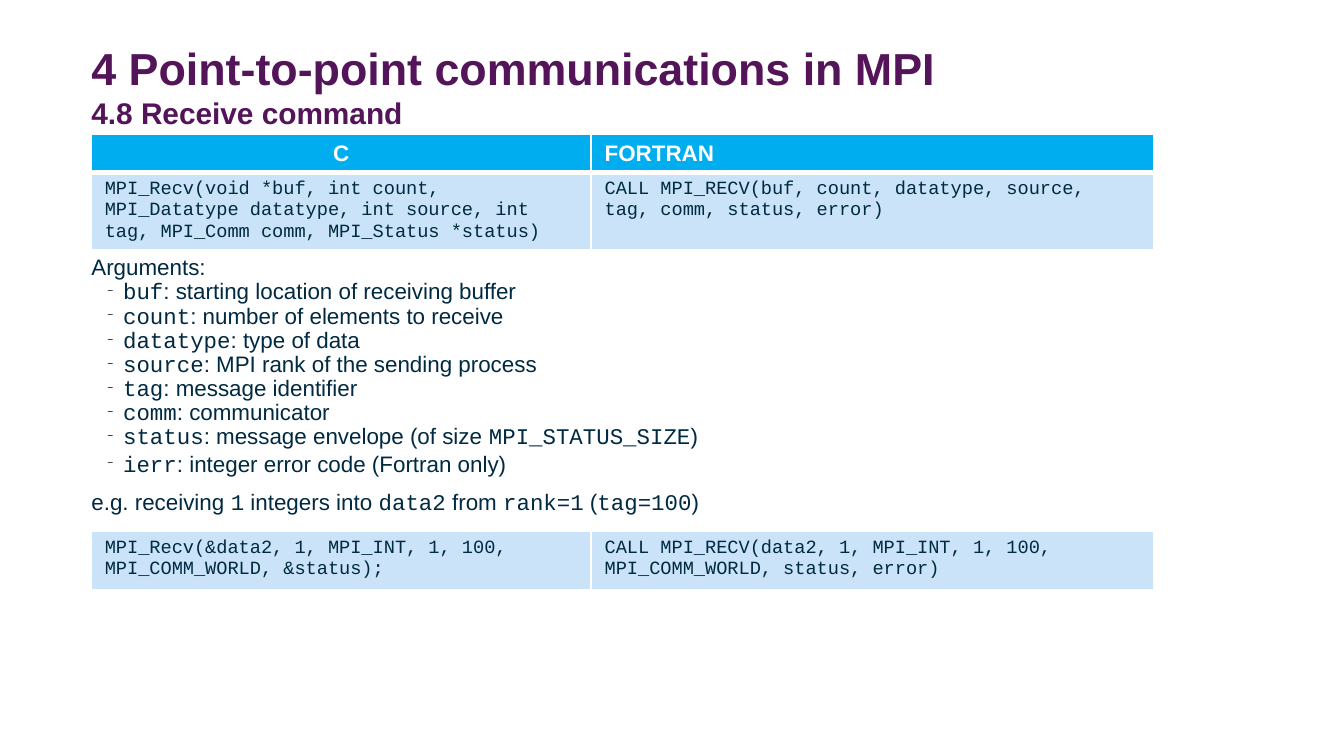
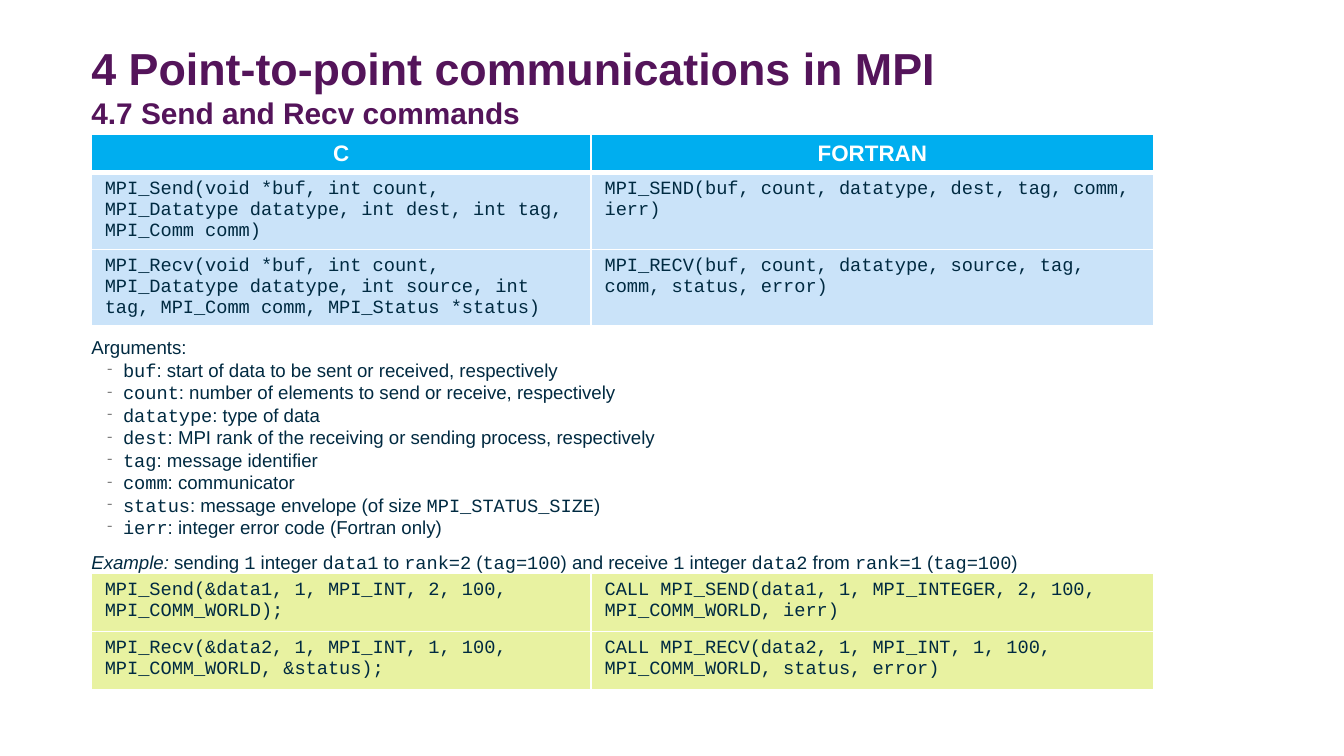
Before and after one commit to DurhamARC-Training/BasicParallelProgramming, a slide deck: slide 43 of OpenMPMPIShortCourse_Spring2026.odp (slide 44 before the commit). Drawn at 1344x756 pixels with LibreOffice and Linux fonts; fonts in the diff are those of the drawing; background and template pictures are left out. Boxes give left, top, right and bottom in pixels: in the first picture for what was removed or moved away, otherwise in the second. Text is boxed around its words. In the diff, an @@ line names an element or a change of style, - is before the commit and + after.

```diff
--- a/OpenMPMPIShortCourse_Spring2026.odp
+++ b/OpenMPMPIShortCourse_Spring2026.odp
@@ title at [91, 52, 935, 125]: text changed @@
-4 Point-to-point communications in MPI
-4.8 Receive command
+4 Point-to-point communications in MPI
+4.7 Send and Recv commands
@@ table at [91, 134, 1153, 327] @@
-row 2: MPI_Recv(void *buf, int count, MPI_Datatype datatype, int source, int tag, MPI_Comm comm, MPI_Status *status) | CALL MPI_RECV(buf, count, datatype, source, tag, comm, status, error)
+row 2: MPI_Send(void *buf, int count, MPI_Datatype datatype, int dest, int tag, MPI_Comm comm) | MPI_SEND(buf, count, datatype, dest, tag, comm, ierr)
+row 3: MPI_Recv(void *buf, int count, MPI_Datatype datatype, int source, int tag, MPI_Comm comm, MPI_Status *status) | MPI_RECV(buf, count, datatype, source, tag, comm, status, error)
@@ text at [91, 341, 601, 538]: size 12 to 10 pt in "Arguments:", "datatype: type of data", "tag: message identifier", "comm: communicator" and 2 more places; highlight none to #FFFFFF in "datatype: type of data", "tag: message identifier", "comm: communicator", "status: message envelope (of size MPI_STATUS_SIZE)"; list level 1 to 2 in "datatype: type of data"; line spacing 0.9 to 1; list level 1 to 2 in "tag: message identifier"; list level 1 to 2 in "comm: communicator"; list level 1 to 2 in "status: message envelope (of size ..." @@
@@ text "Arguments:": place and size @@
-text "Arguments:" at [91, 259, 699, 515]
+text "Arguments:" at [91, 341, 1018, 575]
@@ text at [123, 363, 615, 403]: text changed; size 12 to 10 pt @@
-− buf: starting location of receiving buffer
-− count: number of elements to receive
+  − buf: start of data to be sent or received, respectively
+  − count: number of elements to send or receive, respectively
@@ text at [123, 430, 655, 448]: text changed; size 12 to 10 pt @@
-− source: MPI rank of the sending process
+  − dest: MPI rank of the receiving or sending process, respectively
@@ text at [91, 555, 1018, 575]: text changed; size 12 to 10 pt @@
-e.g. receiving 1 integers into data2 from rank=1 (tag=100)
+Example: sending 1 integer data1 to rank=2 (tag=100) and receive 1 integer data2 from rank=1 (tag=100)
@@ table at [91, 574, 1153, 691] @@
+row 1: MPI_Send(&data1, 1, MPI_INT, 2, 100, MPI_COMM_WORLD); | CALL MPI_SEND(data1, 1, MPI_INTEGER, 2, 100, MPI_COMM_WORLD, ierr)
@@ table: place and size @@
-table at [91, 531, 1153, 589]
+table at [91, 574, 1153, 691]
```
Also in this commit, not shown: 19 other slides changed, 6 slides added, 1 slide removed, 1 other file.
